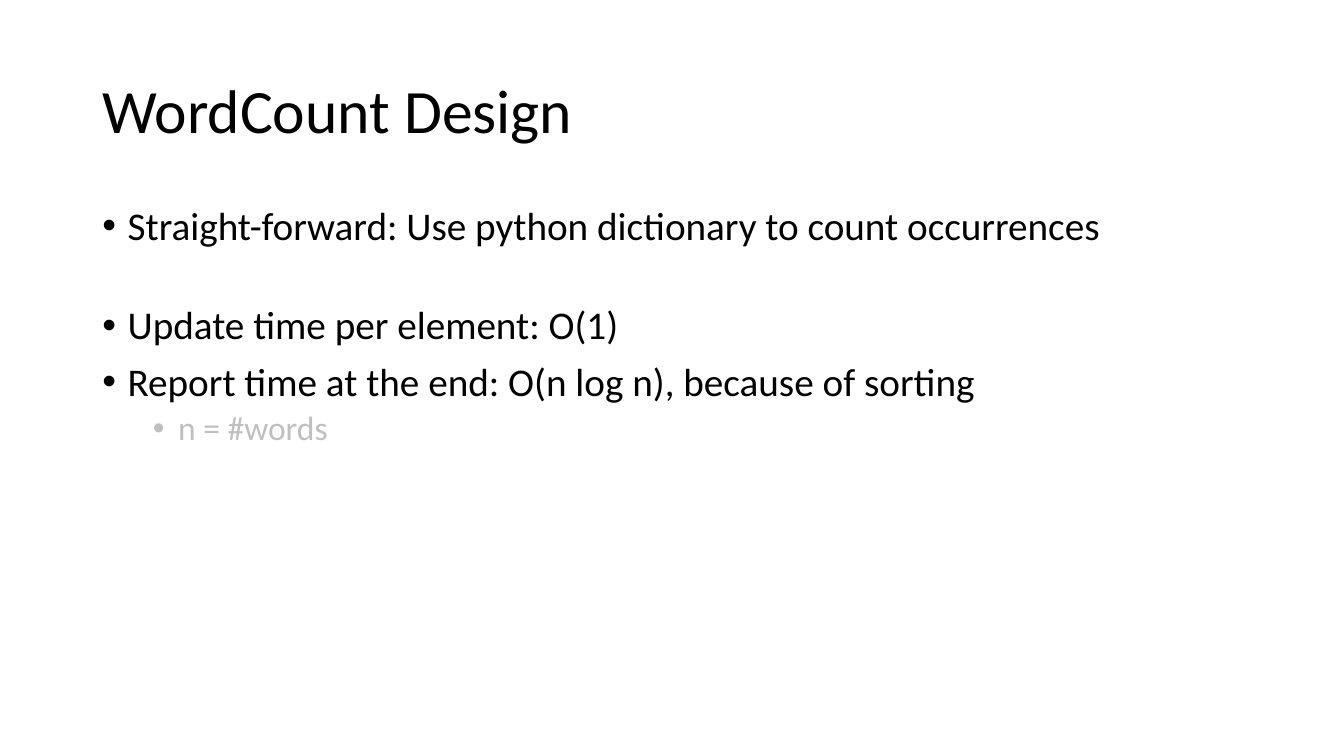
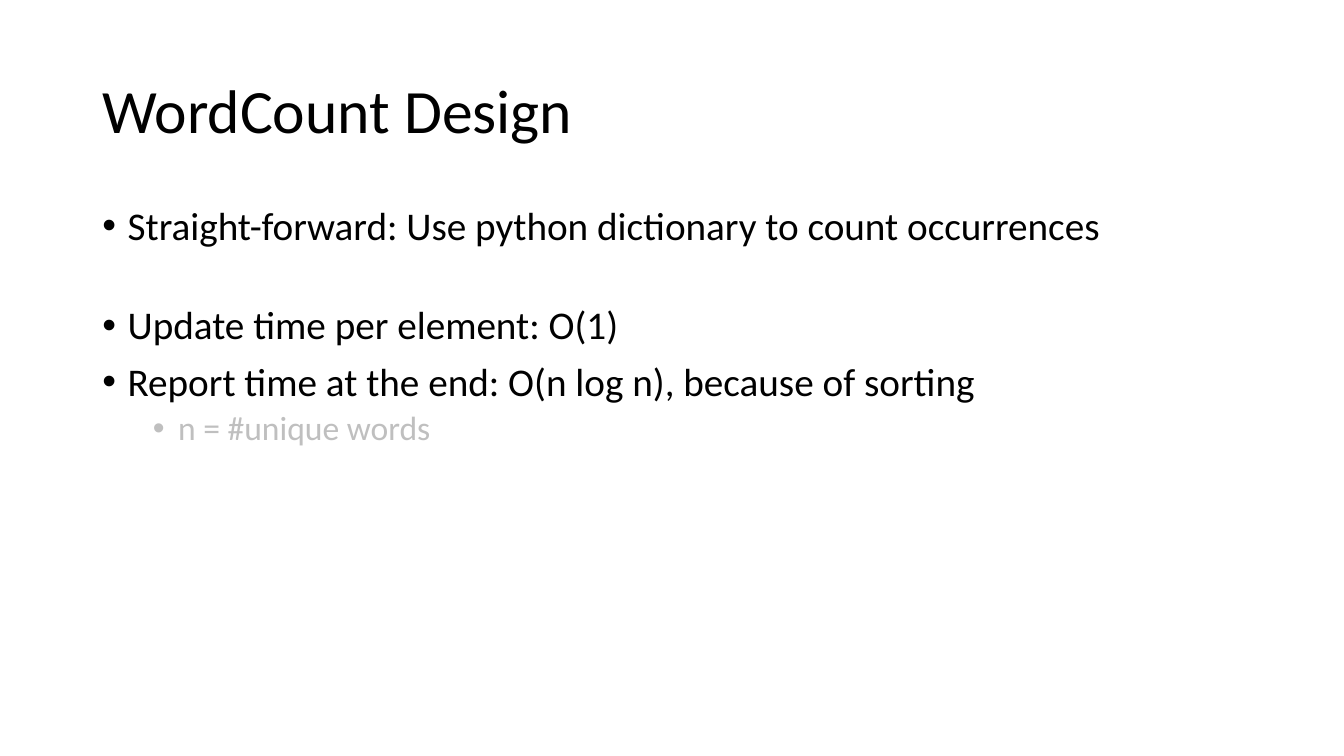
Before and after one commit to lazyradish/Insight-Coding-Challenge, a slide deck: slide 4 of doc/CodingChallenge.pptx. Drawn at 1344x756 pixels with LibreOffice and Linux fonts; fonts in the diff are those of the drawing. Boxes give left, top, right and bottom in pixels: in the first picture for what was removed or moved away, otherwise in the second. Text is boxed around its words. In the diff, an @@ line names an element or a change of style, - is before the commit and + after.

```diff
--- a/doc/CodingChallenge.pptx
+++ b/doc/CodingChallenge.pptx
@@ text at <box>178,417,430,445</box>: text changed @@
-  • n = #words
+  • n = #unique words
```
Also in this commit, not shown: 8 other slides changed, 1 other file.
